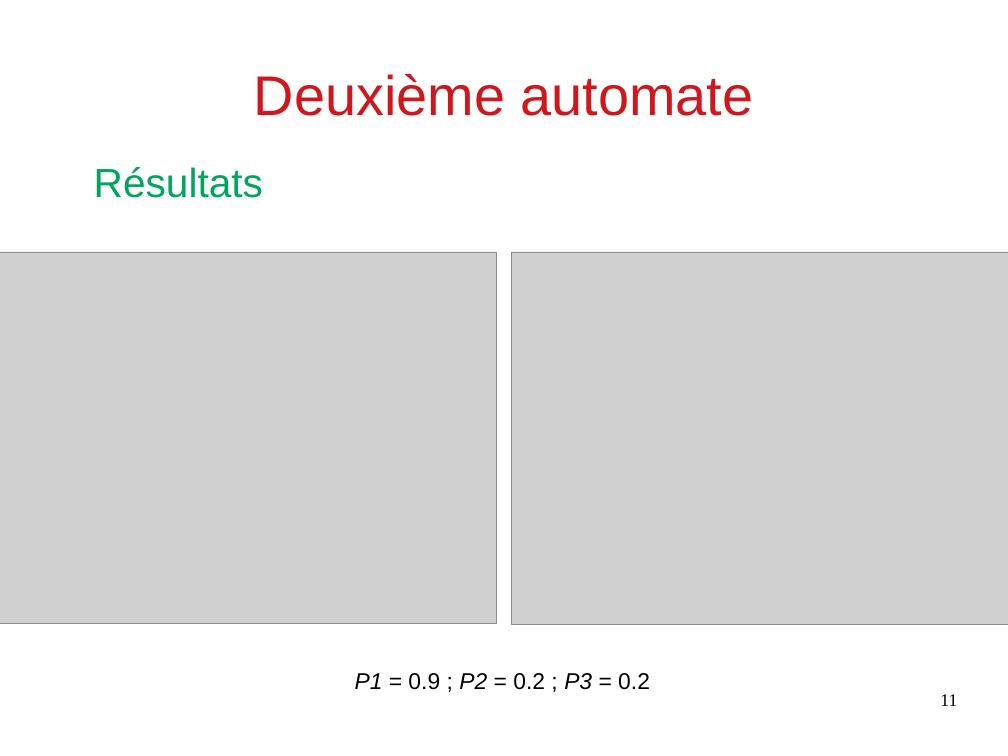
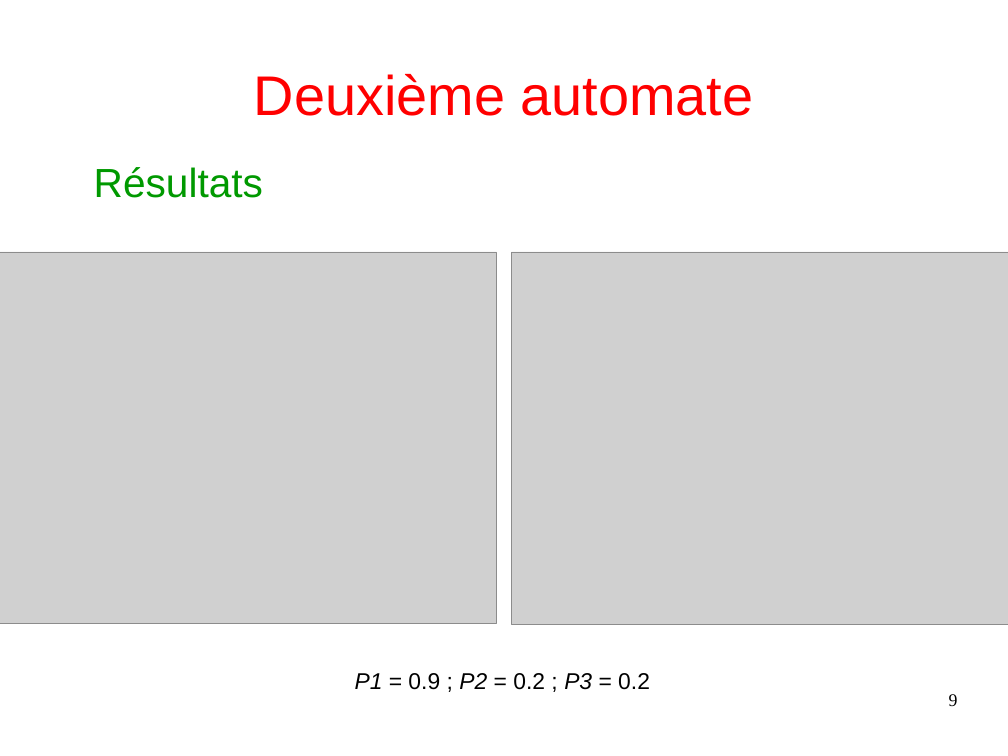
Before and after one commit to Arthurrre/TIPE_Automate, a slide deck: slide 9 of diapo/présentation.odp (slide 11 before the commit). Drawn at 1008x756 pixels with LibreOffice and Linux fonts; fonts in the diff are those of the drawing; grey boxes stand for pictures. Boxes give left, top, right and bottom in pixels: in the first picture for what was removed or moved away, otherwise in the second. Text is boxed around its words. In the diff, an @@ line names an element or a change of style, - is before the commit and + after.

```diff
--- a/diapo/présentation.odp
+++ b/diapo/présentation.odp
@@ title "Deuxième automate" at bbox=[254, 74, 754, 116]: text colour #CE181E to #FF0000 @@
@@ text "Résultats" at bbox=[94, 167, 263, 198]: text colour #00A65D to #009900 @@
@@ page number at bbox=[949, 694, 958, 706]: text changed @@
-11
+9
```
Also in this commit, not shown: 9 other slides changed, 6 slides added, 3 slides removed, 6 other files.
